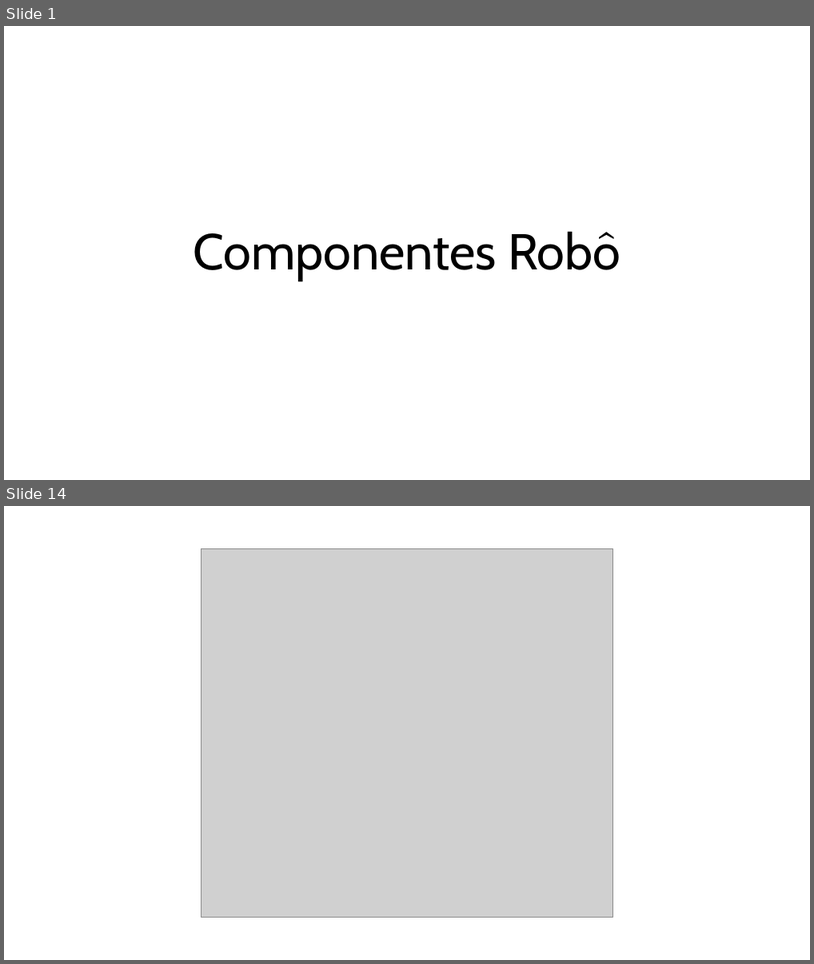
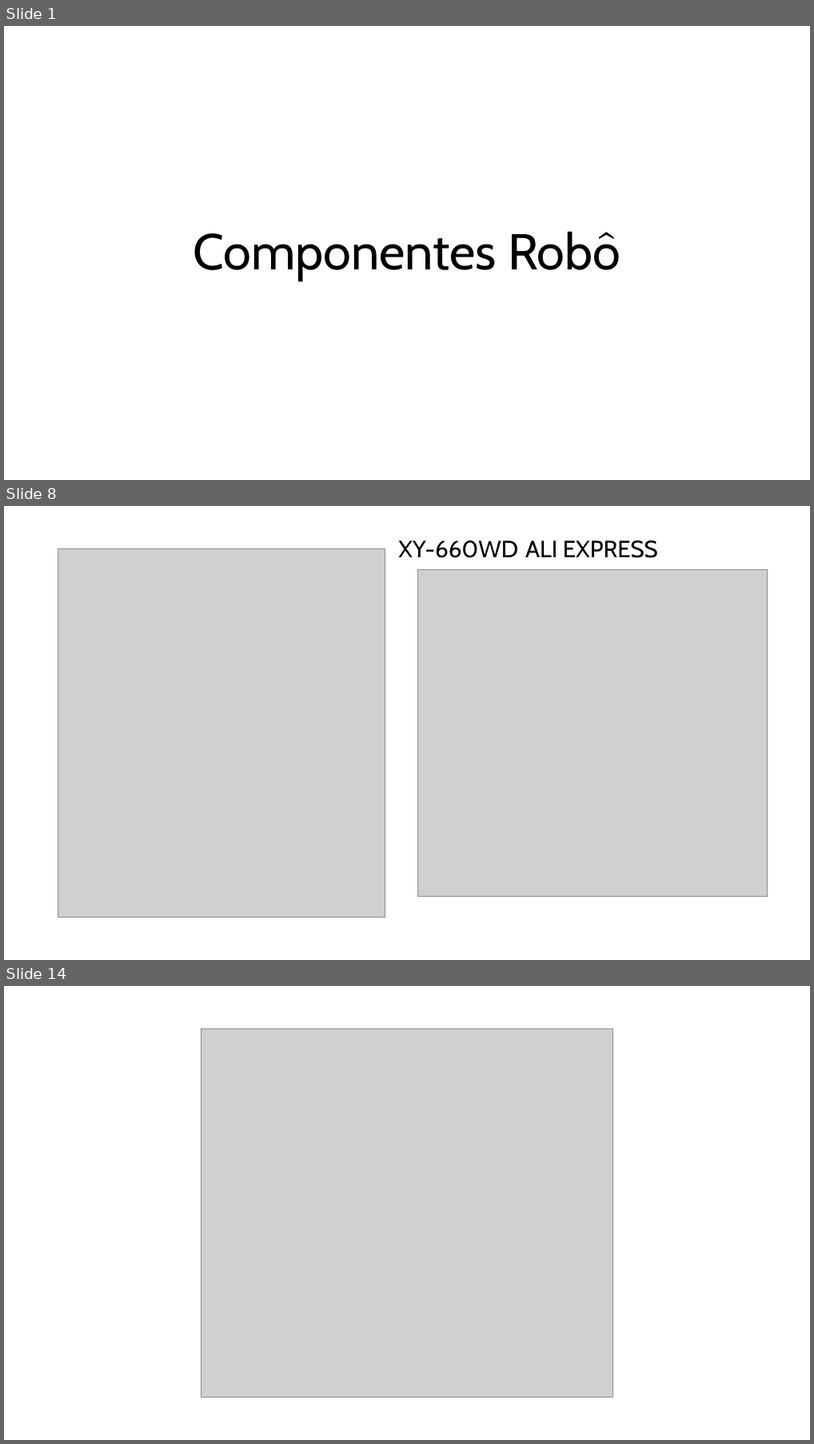
Before and after one commit to lg670/Dragster_Efanor26, a slide deck: Componentes_Robô.pptx. Shown one above the other, each under a label of ours: slides 1 and 14 before the commit, slides 1, 8 and 14 after it; the slides between them are not shown. The pictures are 814x964 and 814x1444 pixels, drawn with LibreOffice and Linux fonts; fonts in the diff are those of the drawing; grey boxes stand for pictures. Boxes give left, top, right and bottom in pixels: in the first picture for what was removed or moved away, otherwise in the second. Text is boxed around its words. In the diff, an @@ line names an element or a change of style, - is before the commit and + after.

```diff
--- a/Componentes_Robô.pptx
+++ b/Componentes_Robô.pptx
@@ slide 8 added at [4,506,810,960], background #FFFFFF @@
@@ picture added at [58,548,386,916] @@
@@ text added at [398,540,518,558], 28 pt, text #000000 @@
+XY-660WD
@@ text added at [526,540,658,558], 28 pt, text #000000 @@
+ALI EXPRESS
@@ picture added at [418,570,768,896] @@
```
Also in this commit, not shown: 11 other slides added, 12 slides removed.
